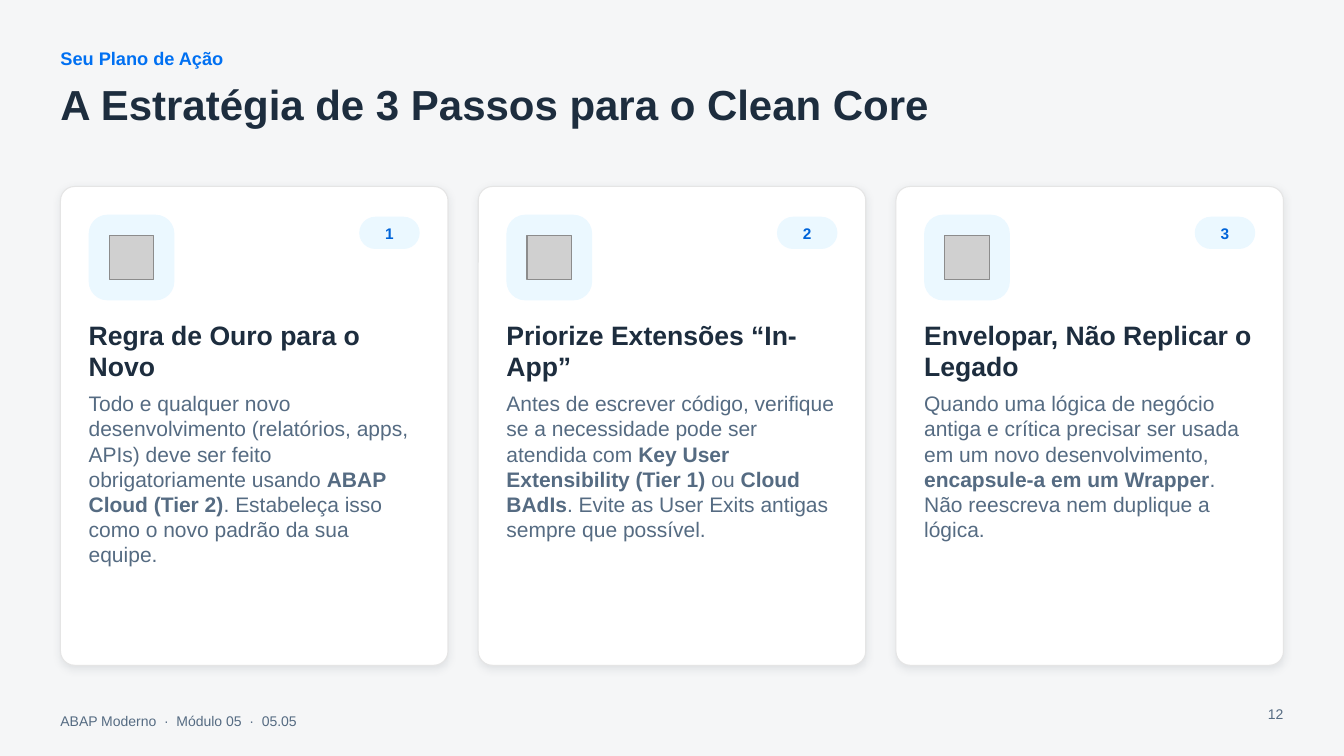
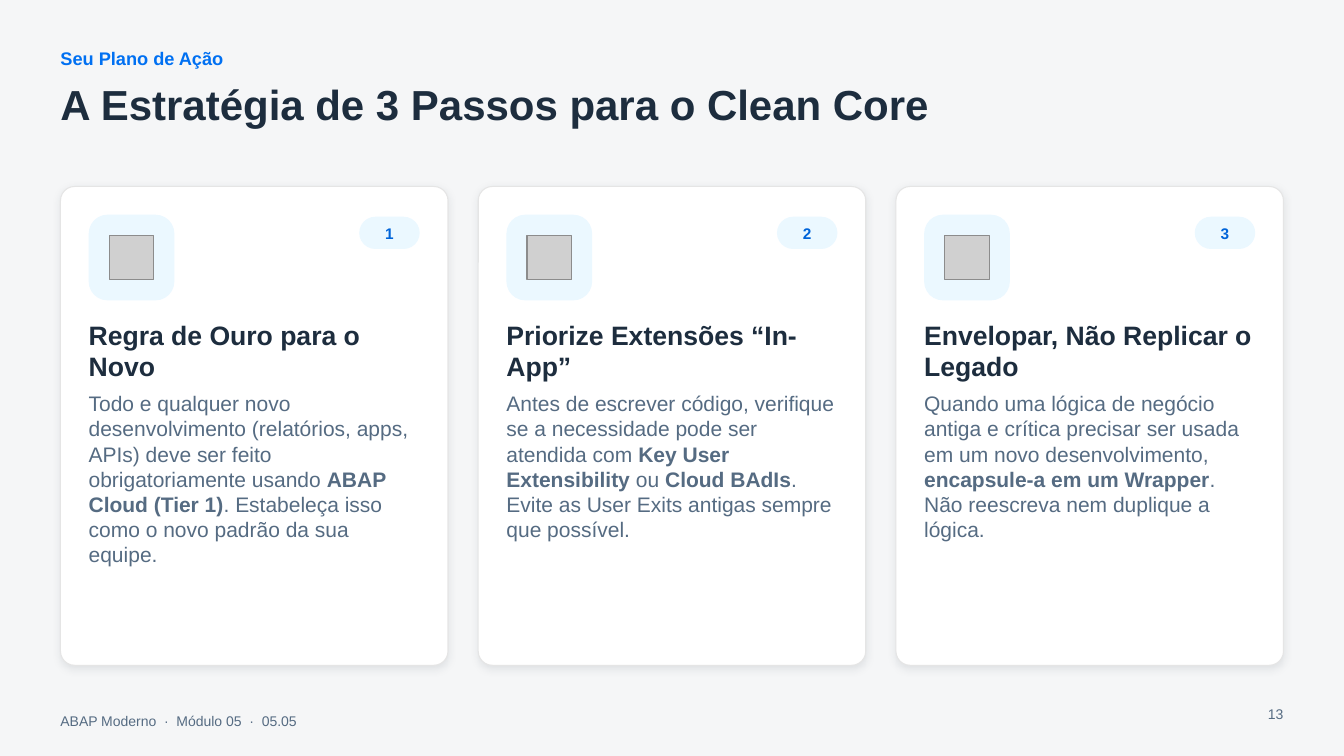
Before and after one commit to AdrianoBispo/estude-sap-abap-moderno, a slide deck: slide 13 of modulo-05/05.05 - Considerações Especiais para SAP S_4HANA Cloud Private Edition e On-Premise/05.05_Dominando_os_Dois_Mundos_Estratégia_Clean_Core.pptx (slide 12 before the commit). Drawn at 1344x756 pixels with LibreOffice and Linux fonts; fonts in the diff are those of the drawing; grey boxes stand for pictures. Boxes give left, top, right and bottom in pixels: in the first picture for what was removed or moved away, otherwise in the second. Text is boxed around its words. In the diff, an @@ line names an element or a change of style, - is before the commit and + after.

```diff
--- a/modulo-05/05.05 - Considerações Especiais para SAP S_4HANA Cloud Private Edition e On-Premise/05.05_Dominando_os_Dois_Mundos_Estratégia_Clean_Core.pptx
+++ b/modulo-05/05.05 - Considerações Especiais para SAP S_4HANA Cloud Private Edition e On-Premise/05.05_Dominando_os_Dois_Mundos_Estratégia_Clean_Core.pptx
@@ text at (89, 396, 408, 567): text changed @@
-Todo e qualquer novo desenvolvimento (relatórios, apps, APIs) deve ser feito obrigatoriamente usando ABAP Cloud (Tier 2). Estabeleça isso como o novo padrão da sua equipe.
+Todo e qualquer novo desenvolvimento (relatórios, apps, APIs) deve ser feito obrigatoriamente usando ABAP Cloud (Tier 1). Estabeleça isso como o novo padrão da sua equipe.
@@ text at (506, 395, 834, 542): text changed @@
-Antes de escrever código, verifique se a necessidade pode ser atendida com Key User Extensibility (Tier 1) ou Cloud BAdIs. Evite as User Exits antigas sempre que possível.
+Antes de escrever código, verifique se a necessidade pode ser atendida com Key User Extensibility ou Cloud BAdIs. Evite as User Exits antigas sempre que possível.
```
Also in this commit, not shown: 11 other slides changed, 1 slide added, 1 other file.
